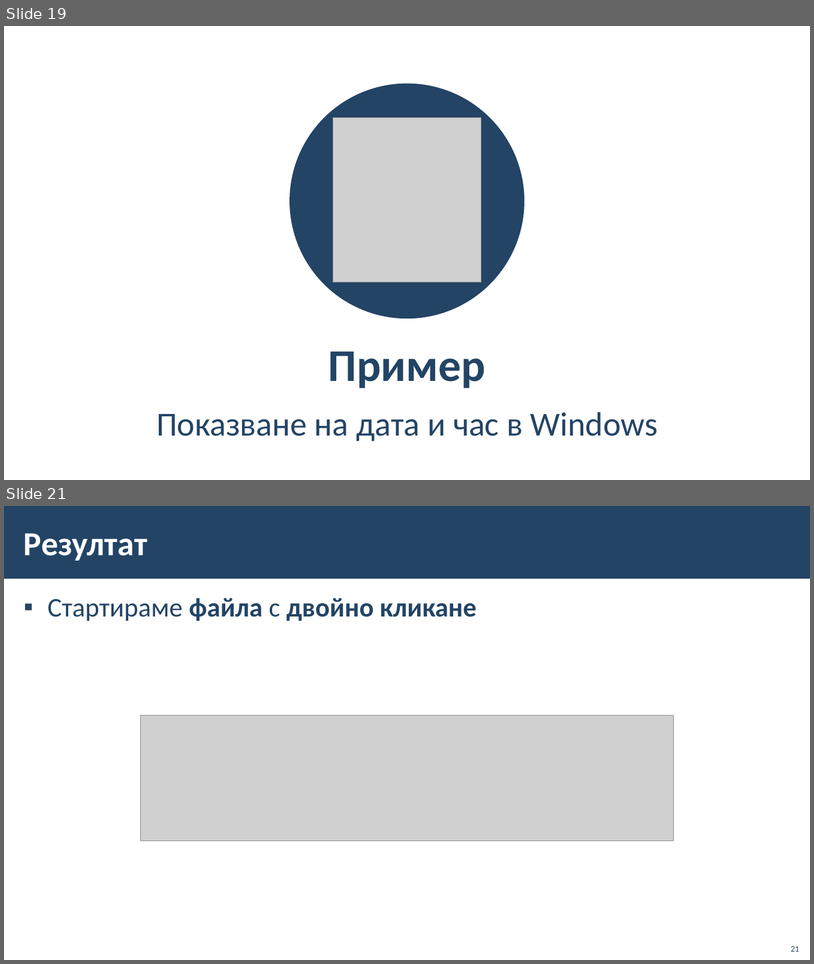
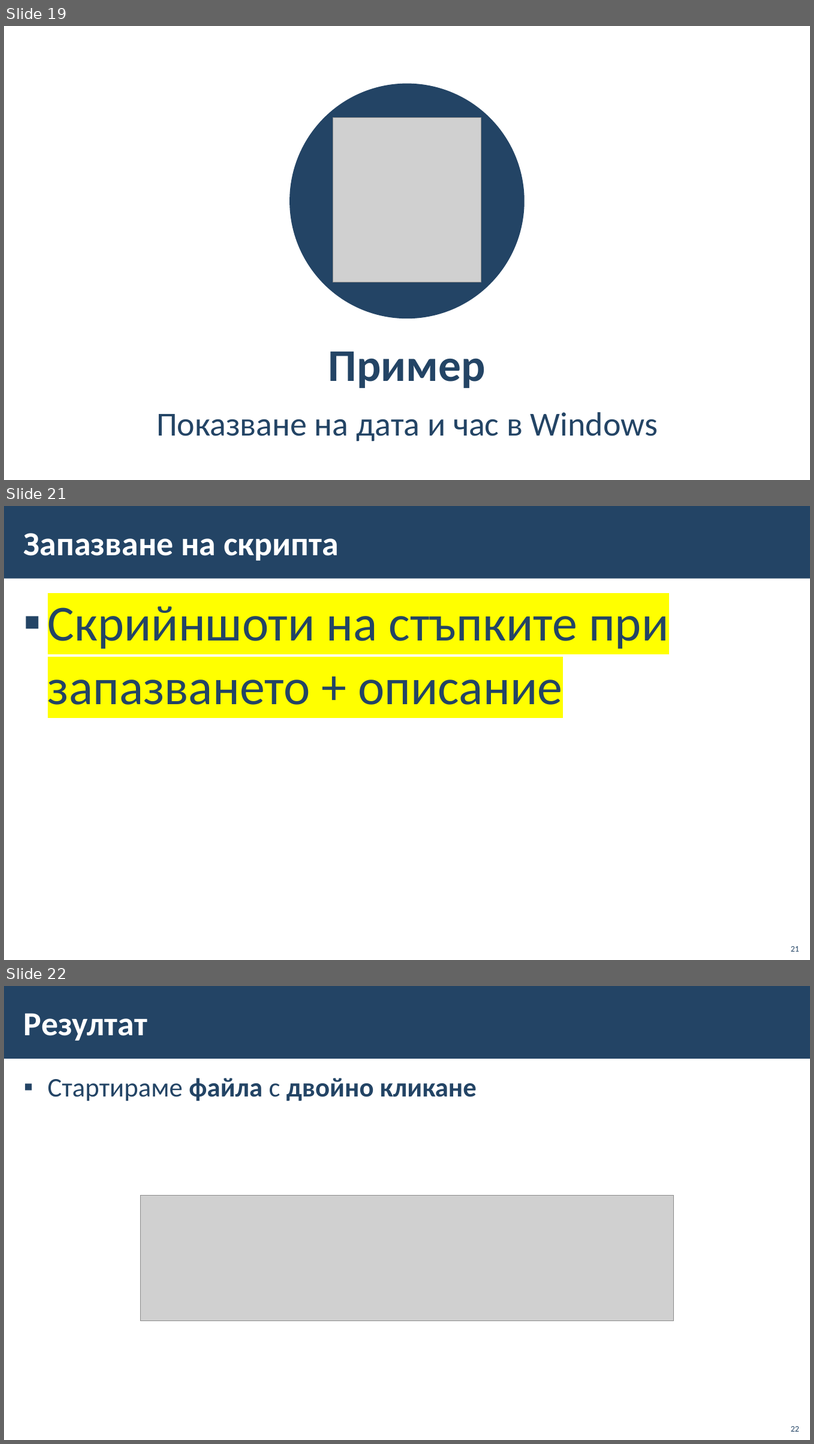
Before and after one commit to BG-IT-Edu/School-Programming, a slide deck: Courses/Software-Sciences/IT-Module-4-Problem-Solving-with-ICT/09-Computer-Systems-Management/09-Computer-Systems-Management.pptx. Shown one above the other, each under a label of ours: slides 19 and 21 before the commit, slides 19, 21 and 22 after it; the slides between them are not shown. The pictures are 814x964 and 814x1444 pixels, drawn with LibreOffice and Linux fonts; fonts in the diff are those of the drawing; grey boxes stand for pictures; background and template pictures are left out. Boxes give left, top, right and bottom in pixels: in the first picture for what was removed or moved away, otherwise in the second. Text is boxed around its words. In the diff, an @@ line names an element or a change of style, - is before the commit and + after.

```diff
--- a/Courses/Software-Sciences/IT-Module-4-Problem-Solving-with-ICT/09-Computer-Systems-Management/09-Computer-Systems-Management.pptx
+++ b/Courses/Software-Sciences/IT-Module-4-Problem-Solving-with-ICT/09-Computer-Systems-Management/09-Computer-Systems-Management.pptx
@@ slide 21 added at bbox=[4, 506, 810, 960], background #FFFFFF; not listed: 1 template element that a slide beside it also shows @@
@@ title added at bbox=[24, 533, 339, 561], 40 pt, text #FFFFFF, bold @@
+Запазване на скрипта
@@ text added at bbox=[48, 606, 669, 705], 60 pt, text #234465 @@
+▪ Скрийншоти на стъпките при запазването + описание
@@ page number added at bbox=[791, 946, 800, 951], 10 pt, text #234465 @@
+21
@@ what was slide 21 is now slide 22 @@
@@ page number at bbox=[791, 1426, 800, 1431]: text changed @@
-21
+22
```
Also in this commit, not shown: 4 slides changed, 5 other files.
